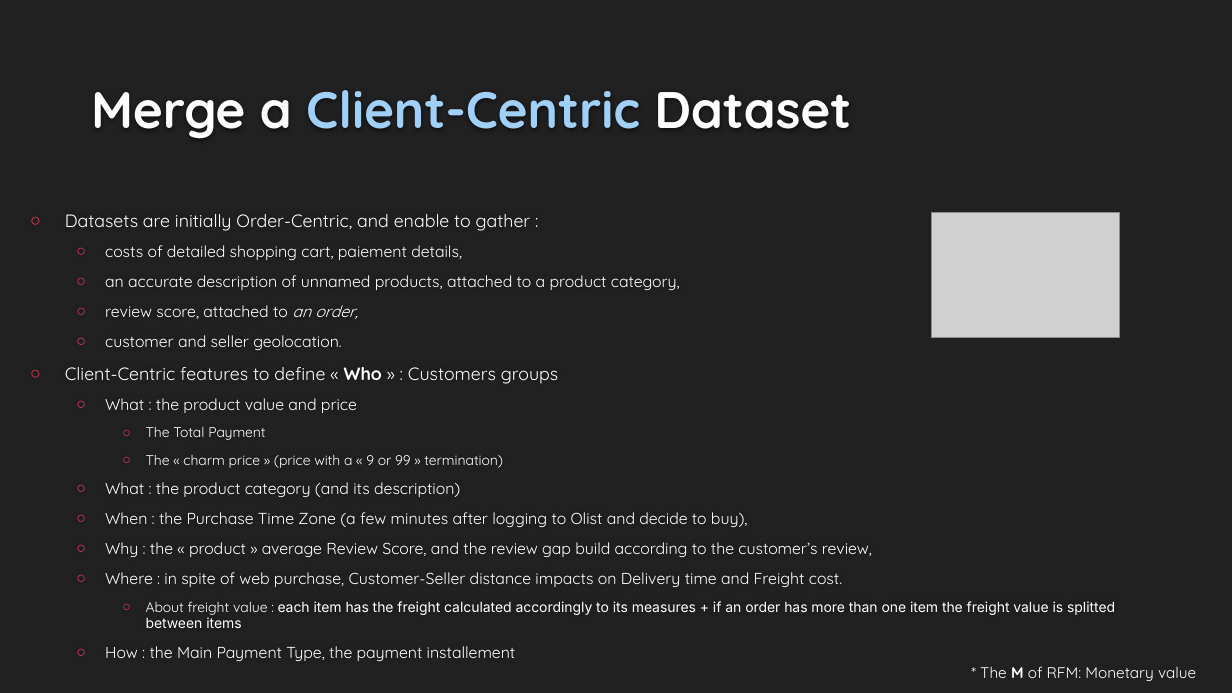
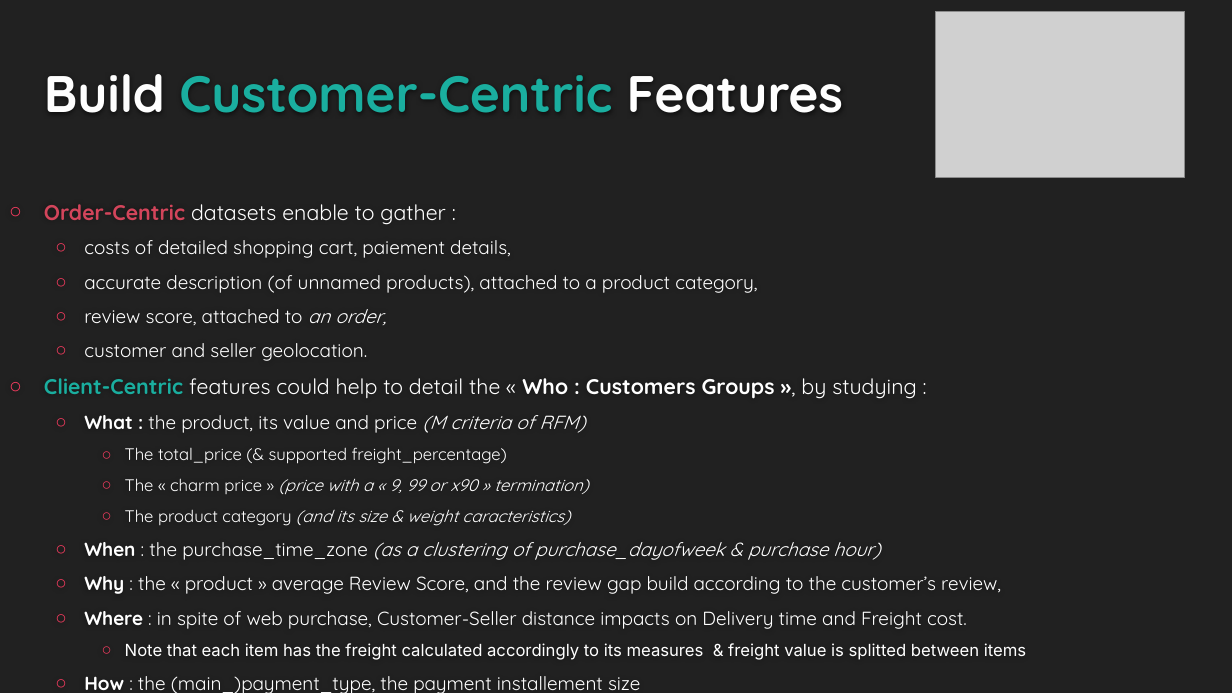
Before and after one commit to EtienneLardeur/P5_CustomerSegmentation, a slide deck: slide 3 of P5Olist_Présentation_initiale.pptx. Drawn at 1232x693 pixels with LibreOffice and Linux fonts; fonts in the diff are those of the drawing; grey boxes stand for pictures; background and template pictures are left out. Boxes give left, top, right and bottom in pixels: in the first picture for what was removed or moved away, otherwise in the second. Text is boxed around its words. In the diff, an @@ line names an element or a change of style, - is before the commit and + after.

Commit message:
EDA : the end?
with slides updated

```diff
--- a/P5Olist_Présentation_initiale.pptx
+++ b/P5Olist_Présentation_initiale.pptx
@@ picture: place and size @@
-picture at (932,213,1119,337)
+picture at (936,11,1185,177)
@@ title at (44,74,844,113): text changed; text colour #A0D0F7 to #1AAE9F @@
-Merge a Client-Centric Dataset
+Build Customer-Centric Features
@@ text "Order-Centric datasets enable to gather ...": place and size @@
-text "Order-Centric datasets enable to gather ..." at (65,214,1115,661)
+text "Order-Centric datasets enable to gather ..." at (44,204,1026,693)
@@ text at (44,204,446,225): text changed; size 13.9 to 16.6 pt @@
-○ Datasets are initially Order-Centric, and enable to gather :
+○ Order-Centric datasets enable to gather :
@@ text at (84,240,1001,629): size 12.4 to 14.8 pt in "costs of detailed shopping cart, paiement details,", "review score, attached to an order,", "customer and seller geolocation.", "Why : the « product » average ..." and 1 more places; bold on in "Why", "Where" @@
@@ text at (84,275,757,293): text changed; size 12.4 to 14.8 pt @@
-  ○ an accurate description of unnamed products, attached to a product category,
+  ○ accurate description (of unnamed products), attached to a product category,
@@ text at (44,378,917,560): text changed; size 12.4 to 12.9 pt @@
-○ Client-Centric features to define « Who » : Customers groups
-  ○ What : the product value and price
-    ○ The Total Payment
-    ○ The « charm price » (price with a « 9 or 99 » termination)
-  ○ What : the product category (and its description)
-  ○ When : the Purchase Time Zone (a few minutes after logging to Olist and decide to buy),
+○ Client-Centric features could help to detail the « Who : Customers Groups », by studying :
+  ○ What : the product, its value and price (M criteria of RFM)
+    ○ The total_price (& supported freight_percentage)
+    ○ The « charm price » (price with a « 9, 99 or x90 » termination)
+    ○ The product category (and its size & weight caracteristics)
+  ○ When : the purchase_time_zone (as a clustering of purchase_dayofweek & purchase hour)
@@ text at (84,643,1026,693): text changed; size 10.8 to 12.9 pt @@
-    ○ About freight value : each item has the freight calculated accordingly to its measures + if an order has more than one item the freight value is splitted between items
-  ○ How : the Main Payment Type, the payment installement
+    ○ Note that each item has the freight calculated accordingly to its measures & freight value is splitted between items
+  ○ How : the (main_)payment_type, the payment installement size
@@ text removed at (980,666,1196,681) @@
-* The M of RFM: Monetary value
```
Also in this commit, not shown: 7 other slides changed, 2 slides added, 1 slide removed, 5 other files.
